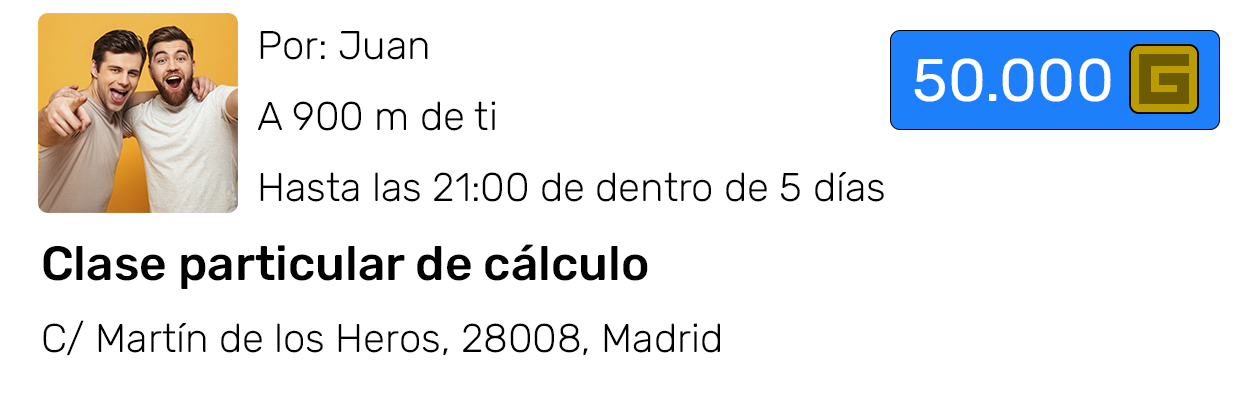
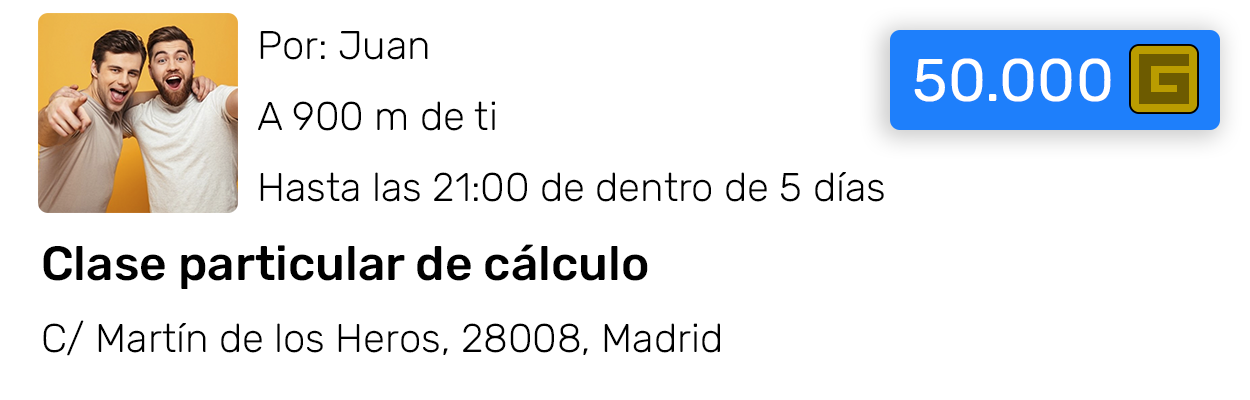
The second 1250×400 image is a revision of the first. Changes to its layers:
painted on "Precio" over (x1=890, y1=30, x2=1220, y2=130)
